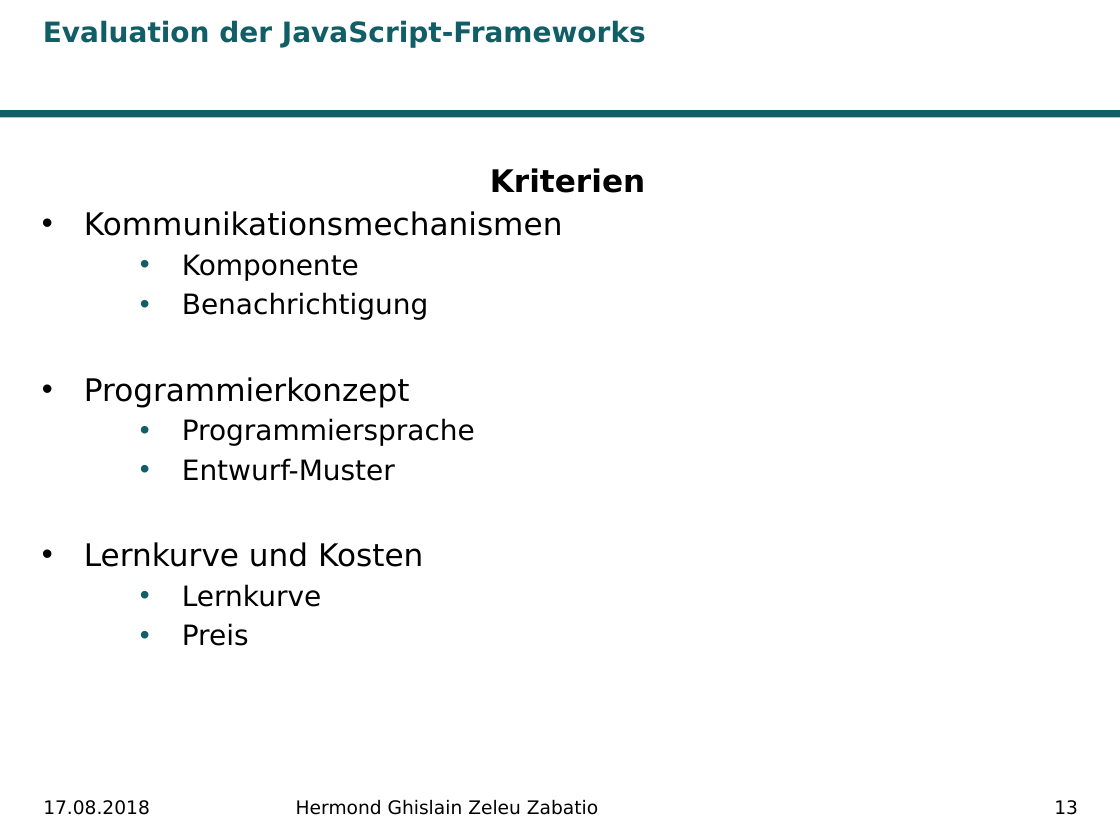
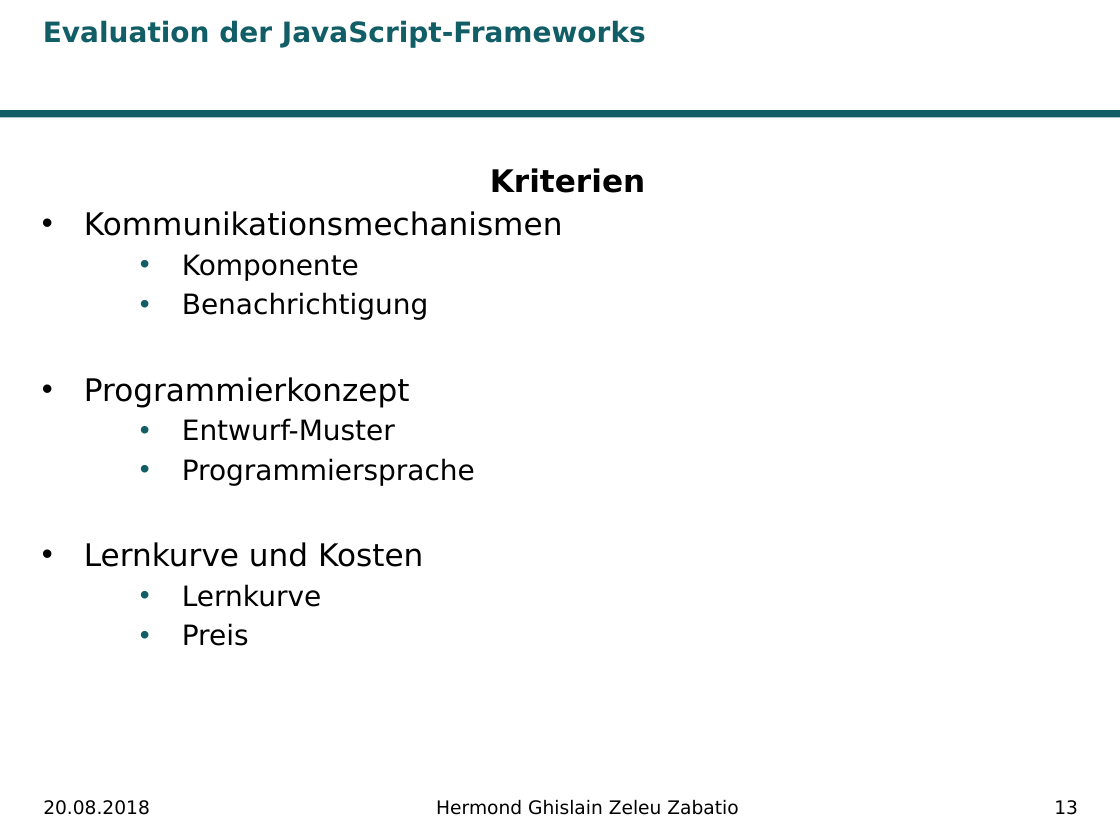
Before and after one commit to Ghislain1/zoe-fb-app, a slide deck: slide 13 of Master-Abschluss.pptx. Drawn at 1120x840 pixels with LibreOffice and Linux fonts; fonts in the diff are those of the drawing; background and template pictures are left out. Boxes give left, top, right and bottom in pixels: in the first picture for what was removed or moved away, otherwise in the second. Text is boxed around its words. In the diff, an @@ line names an element or a change of style, - is before the commit and + after.

```diff
--- a/Master-Abschluss.pptx
+++ b/Master-Abschluss.pptx
@@ text at box(182, 418, 395, 441): paragraph added @@
+  • Entwurf-Muster
@@ text at box(182, 458, 395, 481): paragraph removed @@
-  • Entwurf-Muster
@@ text at box(43, 800, 150, 815): text changed @@
-17.08.2018
+20.08.2018
@@ text "Hermond Ghislain Zeleu Zabatio" at box(436, 799, 738, 815): alignment left to centre @@
```
Also in this commit, not shown: 28 other slides changed, 1 other file.
